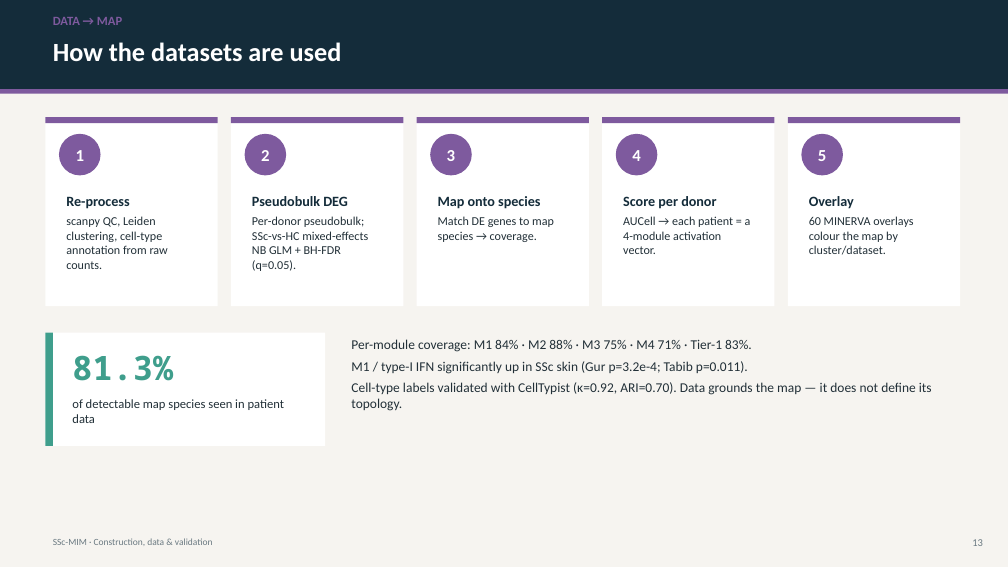
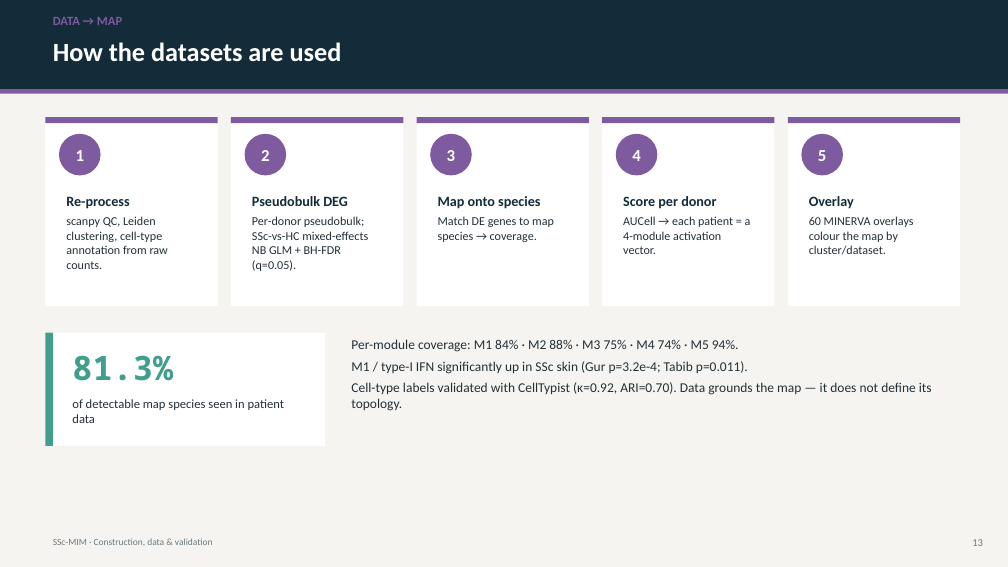
Before and after one commit to Nurtal/IDT_SSc_map, a slide deck: slide 13 of docs/SSc_MIM_construction_deck.pptx. Drawn at 1008x567 pixels with LibreOffice and Linux fonts; fonts in the diff are those of the drawing. Boxes give left, top, right and bottom in pixels: in the first picture for what was removed or moved away, otherwise in the second. Text is boxed around its words. In the diff, an @@ line names an element or a change of style, - is before the commit and + after.

```diff
--- a/docs/SSc_MIM_construction_deck.pptx
+++ b/docs/SSc_MIM_construction_deck.pptx
@@ text at [351, 339, 739, 352]: text changed @@
-Per-module coverage: M1 84% · M2 88% · M3 75% · M4 71% · Tier-1 83%.
+Per-module coverage: M1 84% · M2 88% · M3 75% · M4 74% · M5 94%.
```
Also in this commit, not shown: 1 other slide changed, 13 other files.
